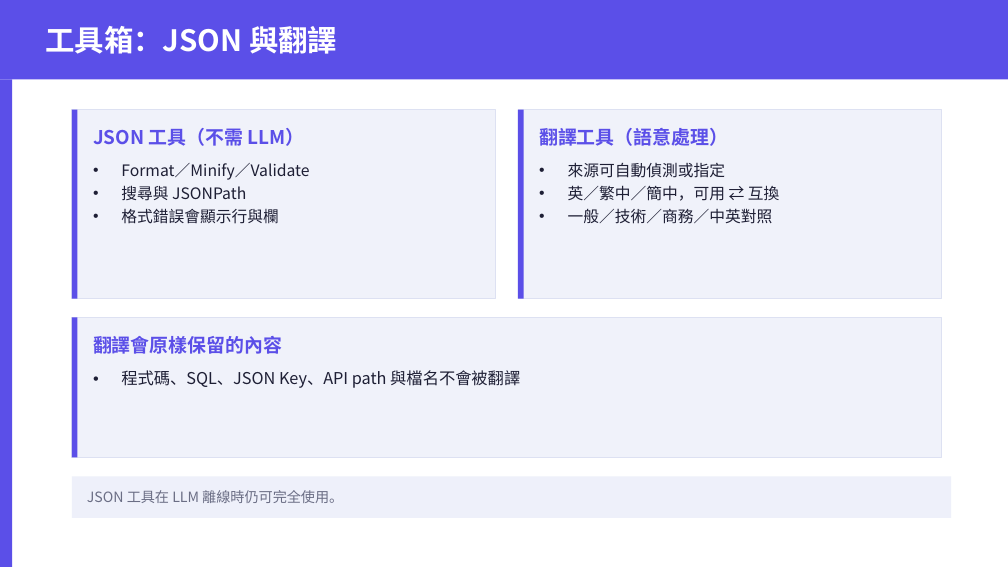
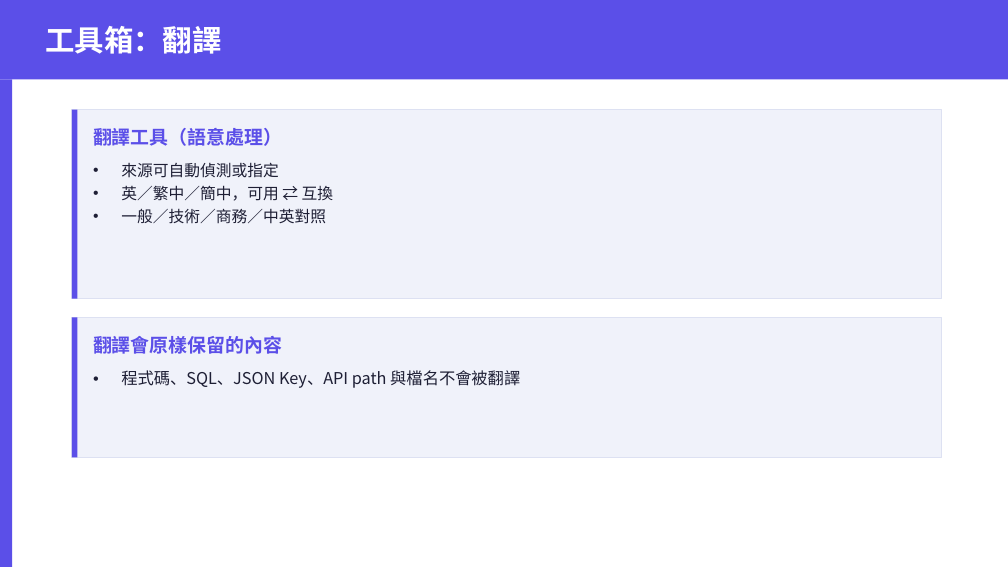
Before and after one commit to tototal999/cat_calude, a slide deck: slide 10 of 使用者SOP_投影版.pptx (slide 12 before the commit). Drawn at 1008x567 pixels with LibreOffice and Linux fonts; fonts in the diff are those of the drawing. Boxes give left, top, right and bottom in pixels: in the first picture for what was removed or moved away, otherwise in the second. Text is boxed around its words. In the diff, an @@ line names an element or a change of style, - is before the commit and + after.

```diff
--- a/使用者SOP_投影版.pptx
+++ b/使用者SOP_投影版.pptx
@@ text at bbox=[45, 26, 221, 54]: text changed @@
-工具箱：JSON 與翻譯
+工具箱：翻譯
@@ rectangle: place and size @@
-rectangle at bbox=[72, 110, 495, 299]
+rectangle at bbox=[72, 110, 941, 299]
@@ rectangle removed at bbox=[518, 110, 941, 299] @@
@@ rectangle removed at bbox=[518, 110, 523, 299] @@
@@ text "翻譯工具（語意處理）": place and size @@
-text "翻譯工具（語意處理）" at bbox=[539, 128, 728, 146]
+text "翻譯工具（語意處理）" at bbox=[93, 128, 282, 146]
@@ text removed at bbox=[93, 128, 304, 146] @@
-JSON 工具（不需 LLM）
@@ text "來源可自動偵測或指定": place and size @@
-text "來源可自動偵測或指定" at bbox=[568, 163, 780, 224]
+text "來源可自動偵測或指定" at bbox=[121, 162, 334, 224]
@@ text removed at bbox=[121, 163, 309, 224] @@
-• Format／Minify／Validate
-• 搜尋與 JSONPath
-• 格式錯誤會顯示行與欄
@@ rectangle removed at bbox=[72, 476, 951, 518] @@
@@ text removed at bbox=[87, 490, 343, 503] @@
-JSON 工具在 LLM 離線時仍可完全使用。
```
Also in this commit, not shown: 8 other slides changed, 1 slide added, 2 slides removed, 17 other files.
